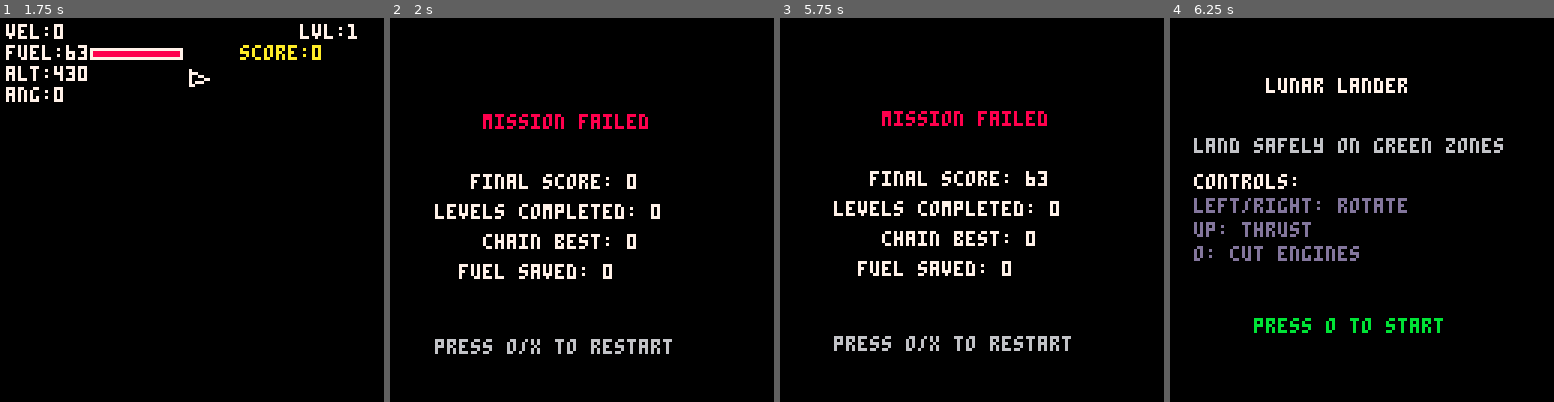
Above: before the commit, frames 1-4 (left to right).
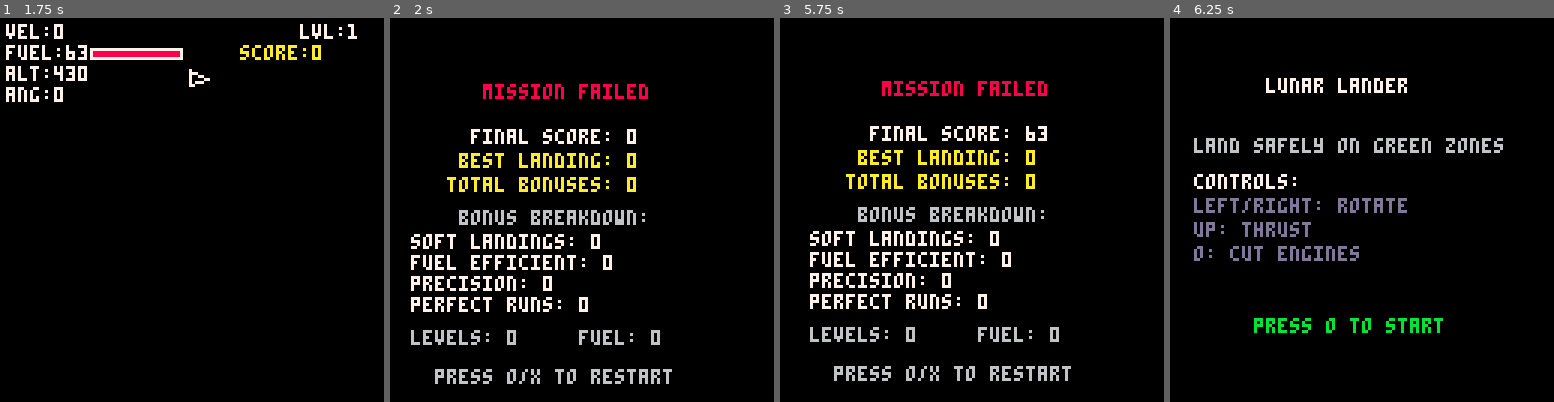
Above: after the commit, the same moments.

Repository: jeffcampbell/game-a-day
Game: PICO-8 cartridge games/2026-03-01/game.p8
The game is run twice, just before and just after one commit, with the same random seed, the same clock (stepped at 60 frames per second) and the same inputs.
Inputs:
- Up to frame 1 (1.75 s): tap X (X key) at 0.33, 1.07 s; tap O (Z key) at 0.7, 1.7 s; hold Right from 1.6 s (still down)
- Up to frame 2 (2 s): keep holding Right; tap X (X key) at 1.85 s
- Up to frame 3 (5.75 s): release Right at 2.1 s; tap O (Z key) every 0.4 s from 2.1 to 5.7 s; hold Up 2.15-2.42 s; hold Right 2.47-3.03 s; tap X (X key) at 2.97, 4.08, 5.2 s; hold Left 3.08-3.58 s; hold Down 3.63-3.97 s; hold Right 4.02-4.68 s; hold Up 4.73-5.03 s; hold Left 5.08-5.68 s; hold Down from 5.73 s (still down)
- Up to frame 4 (6.25 s): release Down at 6.03 s; hold Right from 6.08 s (still down); tap O (Z key) at 6.1 s

Frame 1 is identical in both runs. In frame 2, 11% of the frame differs, in the area x 5-74%, y 17-96%; in frame 3, 11%, in the area x 7-76%, y 16-95%; in frame 4, nothing differs.

Commit message:
Add advanced precision scoring system to Lunar Lander
Implemented four precision-based score bonuses:
- Soft Landing Bonus (velocity < 0.5): 50 pts + gold particles + sfx
- Fuel Efficiency Bonus (>60% fuel): fuel*3 pts + cyan particles + sfx
- Precision Landing Bonus (center 1/3 of zone): 75 pts + white star burst + sfx
- Perfect Run Bonus (0 collisions): 100 pts + rainbow particles + sfx

All bonuses apply chain multiplier and difficulty multiplier.

Updated gameover screen with:
- Total bonuses earned
- Breakdown by bonus type (counts)
- Best single landing score

Added collision tracking for perfect run bonus detection.
Added 4 new SFX slots (16-19) for bonus audio feedback.
Added comprehensive logging for all bonus events.

Co-Authored-By: Claude Sonnet 4.5 <noreply@anthropic.com>

Diff:
--- a/games/2026-03-01/game.p8
+++ b/games/2026-03-01/game.p8
@@ -45,6 +45,15 @@
 total_fuel_saved = 0
 last_chain_milestone = 0
 
+-- bonus tracking
+collision_count = 0
+total_bonuses = 0
+soft_landing_count = 0
+fuel_efficiency_count = 0
+precision_landing_count = 0
+perfect_run_count = 0
+best_landing_score = 0
+
 -- ship physics
 ship = {}
 particles = {}
@@ -174,6 +183,16 @@
     chain = 0
     last_chain_milestone = 0
     total_fuel_saved = 0
+
+    -- reset bonus tracking
+    collision_count = 0
+    total_bonuses = 0
+    soft_landing_count = 0
+    fuel_efficiency_count = 0
+    precision_landing_count = 0
+    perfect_run_count = 0
+    best_landing_score = 0
+
     init_level()
     music(1)  -- start gameplay music
     _log("state:play")
@@ -254,6 +273,9 @@
   last_cam_log = -999
   surface_y = 400 + (level * 50)
 
+  -- reset collision count for perfect run bonus
+  collision_count = 0
+
   -- generate landing zones
   landing_zones = {}
   local zone_count = min(3 + level - 1, 5)
@@ -418,6 +440,7 @@
     local dy = ship.y - a.y
     if sqrt(dx * dx + dy * dy) < 4 + a.r then
       ship.alive = false
+      collision_count += 1
       _log("crash:asteroid")
       do_crash()
       return
@@ -475,7 +498,7 @@
         if velocity < vel_thresh[difficulty + 1] and (abs(ship.angle) < 0.1 or abs(ship.angle - 1) < 0.1) then
           -- successful landing
           landed = true
-          do_landing(velocity)
+          do_landing(velocity, z.x, z.w)
           break
         end
       end
@@ -500,13 +523,13 @@
   end
 end
 
-function do_landing(velocity)
+function do_landing(velocity, zone_x, zone_w)
   _log("landing:velocity:"..flr(velocity * 10))
 
   -- landing sfx
   sfx(1)
 
-  -- calculate score
+  -- calculate base score
   local base = 100
   local fuel_bonus = ship.fuel * 5
   local speed_bonus = (velocity < 1) and 20 or 0
@@ -516,9 +539,120 @@
   -- difficulty score multipliers
   local diff_mult = {0.8, 1.0, 1.5}  -- easy, normal, hard
 
-  local landing_score = flr((base + fuel_bonus + speed_bonus) * chain_multiplier * diff_mult[difficulty + 1])
+  -- precision bonuses
+  local precision_bonuses = 0
+
+  -- 1. soft landing bonus (velocity < 0.5)
+  if velocity < 0.5 then
+    local soft_bonus = 50
+    precision_bonuses += soft_bonus
+    soft_landing_count += 1
+    _log("bonus:soft_landing:"..soft_bonus)
+
+    -- gold particles
+    for i = 1, 12 do
+      add(particles, {
+        x = ship.x,
+        y = ship.y,
+        vx = rnd(2) - 1,
+        vy = rnd(2) - 1,
+        life = 25,
+        col = 10  -- gold
+      })
+    end
+
+    sfx(16)  -- soft landing sfx
+  end
+
+  -- 2. fuel efficiency bonus (>60% fuel)
+  local fuel_table = {80, 70, 60, 50, 40}
+  local fuel_mult = {1.15, 1.0, 0.8}
+  local max_fuel = flr((fuel_table[level] or 40) * fuel_mult[difficulty + 1])
+  local fuel_pct = ship.fuel / max_fuel
+
+  if fuel_pct > 0.6 then
+    local fuel_eff_bonus = flr(ship.fuel * 3)
+    precision_bonuses += fuel_eff_bonus
+    fuel_efficiency_count += 1
+    _log("bonus:fuel_efficiency:"..fuel_eff_bonus)
+
+    -- cyan particles
+    for i = 1, 10 do
+      add(particles, {
+        x = ship.x,
+        y = ship.y,
+        vx = rnd(2) - 1,
+        vy = rnd(2) - 1,
+        life = 20,
+        col = 12  -- cyan
+      })
+    end
+
+    sfx(17)  -- fuel efficiency sfx
+  end
+
+  -- 3. precision landing bonus (center third of zone)
+  local zone_center = zone_x + zone_w / 2
+  local zone_third = zone_w / 3
+  local dist_from_center = abs(ship.x - zone_center)
+
+  if dist_from_center < zone_third / 2 then
+    local precision_bonus = 75
+    precision_bonuses += precision_bonus
+    precision_landing_count += 1
+    _log("bonus:precision_landing:"..precision_bonus)
+
+    -- white star burst
+    for i = 1, 8 do
+      add(particles, {
+        x = ship.x,
+        y = ship.y,
+        vx = cos(i / 8) * 2,
+        vy = sin(i / 8) * 2,
+        life = 18,
+        col = 7  -- white
+      })
+    end
+
+    sfx(18)  -- precision landing sfx
+  end
+
+  -- 4. perfect run bonus (no collisions this level)
+  if collision_count == 0 then
+    local perfect_bonus = 100
+    precision_bonuses += perfect_bonus
+    perfect_run_count += 1
+    _log("bonus:perfect_run:"..perfect_bonus)
+
+    -- rainbow particles
+    for i = 1, 15 do
+      add(particles, {
+        x = ship.x,
+        y = ship.y,
+        vx = rnd(3) - 1.5,
+        vy = rnd(3) - 1.5,
+        life = 30,
+        col = 8 + (i % 8)  -- rainbow colors
+      })
+    end
+
+    sfx(19)  -- perfect run sfx
+  end
+
+  -- apply multipliers to bonuses
+  local multiplied_bonuses = flr(precision_bonuses * chain_multiplier * diff_mult[difficulty + 1])
+  total_bonuses += multiplied_bonuses
+
+  -- calculate total landing score
+  local landing_score = flr((base + fuel_bonus + speed_bonus) * chain_multiplier * diff_mult[difficulty + 1]) + multiplied_bonuses
   score += landing_score
   total_fuel_saved += ship.fuel
+
+  -- track best landing
+  if landing_score > best_landing_score then
+    best_landing_score = landing_score
+    _log("best_landing:"..best_landing_score)
+  end
 
   _log("score:"..score)
   _log("chain:"..chain)
@@ -569,6 +703,11 @@
 end
 
 function do_crash()
+  -- track collision (skip if already counted from asteroid hit)
+  if ship.alive then
+    collision_count += 1
+  end
+
   -- crash sfx and music
   sfx(2)
   music(2)  -- game over music
@@ -700,17 +839,26 @@
 
 function draw_gameover()
   if level > 5 then
-    print("mission complete!", 24, 30, 11)
+    print("mission complete!", 24, 20, 11)
   else
-    print("mission failed", 32, 30, 8)
-  end
-
-  print("final score: "..score, 28, 50, 7)
-  print("levels completed: "..(level - 1), 16, 60, 7)
-  print("chain best: "..chain, 32, 70, 7)
-  print("fuel saved: "..total_fuel_saved, 24, 80, 7)
-
-  print("press o/x to restart", 16, 105, 6)
+    print("mission failed", 32, 20, 8)
+  end
+
+  print("final score: "..score, 28, 35, 7)
+  print("best landing: "..best_landing_score, 24, 43, 10)
+  print("total bonuses: "..total_bonuses, 20, 51, 10)
+
+  -- bonus breakdown
+  print("bonus breakdown:", 24, 62, 6)
+  print("soft landings: "..soft_landing_count, 8, 70, 7)
+  print("fuel efficient: "..fuel_efficiency_count, 8, 77, 7)
+  print("precision: "..precision_landing_count, 8, 84, 7)
+  print("perfect runs: "..perfect_run_count, 8, 91, 7)
+
+  print("levels: "..(level - 1), 8, 102, 6)
+  print("fuel: "..total_fuel_saved, 64, 102, 6)
+
+  print("press o/x to restart", 16, 115, 6)
 end
 
 __gfx__
Not shown, changed: the sound effects (__sfx__) section of games/2026-03-01/game.p8
Not shown, changed: games/2026-03-01/game.js
